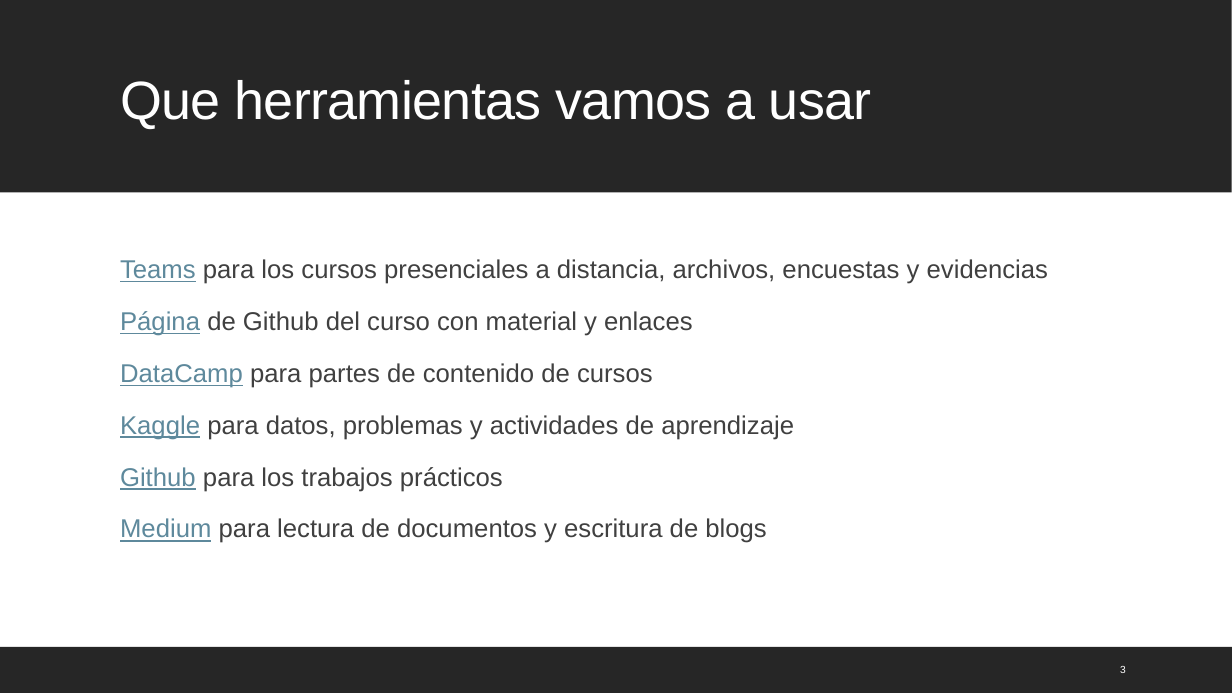
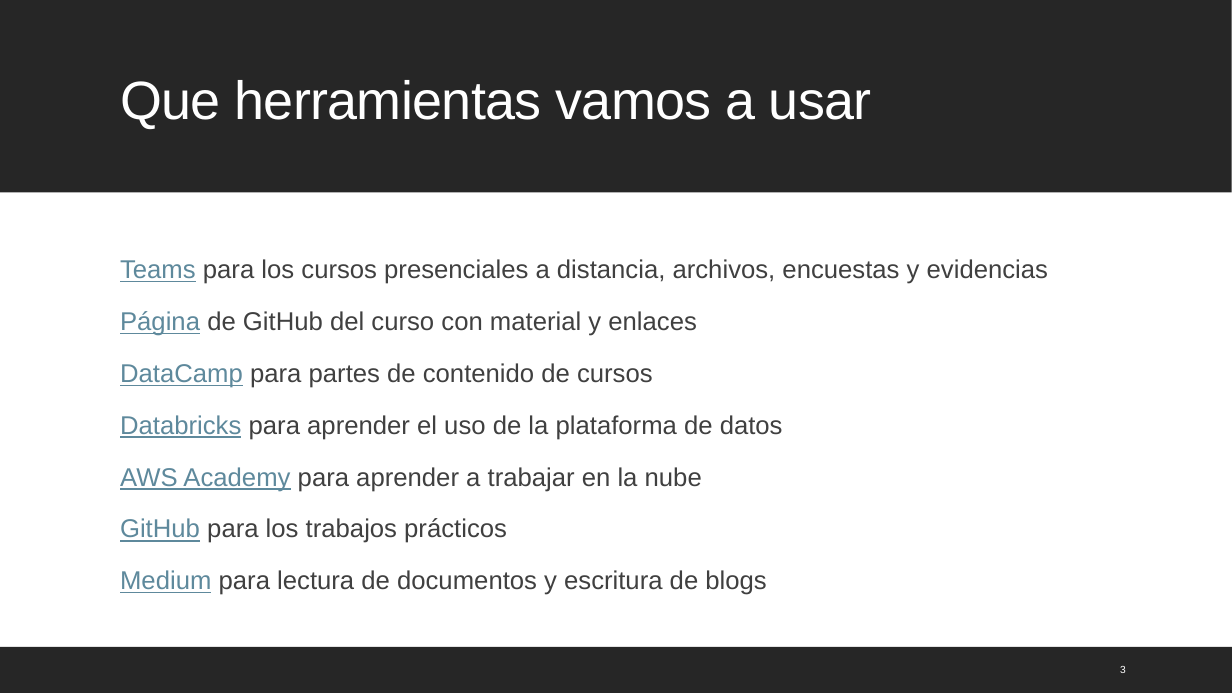
Before and after one commit to mcd-unison/ing-caract, a slide deck: slide 3 of slides/inicial.pptx. Drawn at 1232x693 pixels with LibreOffice and Linux fonts; fonts in the diff are those of the drawing. Boxes give left, top, right and bottom in pixels: in the first picture for what was removed or moved away, otherwise in the second. Text is boxed around its words. In the diff, an @@ line names an element or a change of style, - is before the commit and + after.

Commit message:
cambios presentacion de introducción al curso

```diff
--- a/slides/inicial.pptx
+++ b/slides/inicial.pptx
@@ text at <box>120,311,697,336</box>: text changed @@
-  Página de Github del curso con material y enlaces
+  Página de GitHub del curso con material y enlaces
@@ text at <box>120,415,783,543</box>: text changed @@
-  Kaggle para datos, problemas y actividades de aprendizaje
-  Github para los trabajos prácticos
+  Databricks para aprender el uso de la plataforma de datos
+  AWS Academy para aprender a trabajar en la nube
+  GitHub para los trabajos prácticos
```
Also in this commit, not shown: 3 other slides changed, 1 other file.
